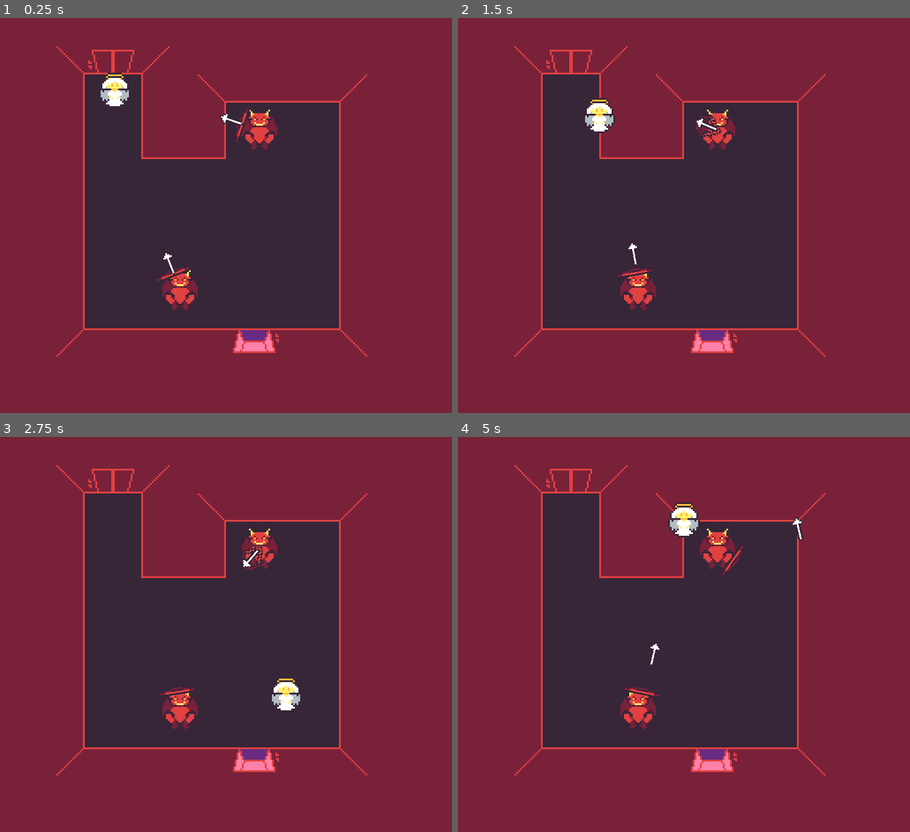
Above: before the commit, frames 1-4 (two rows, left to right).
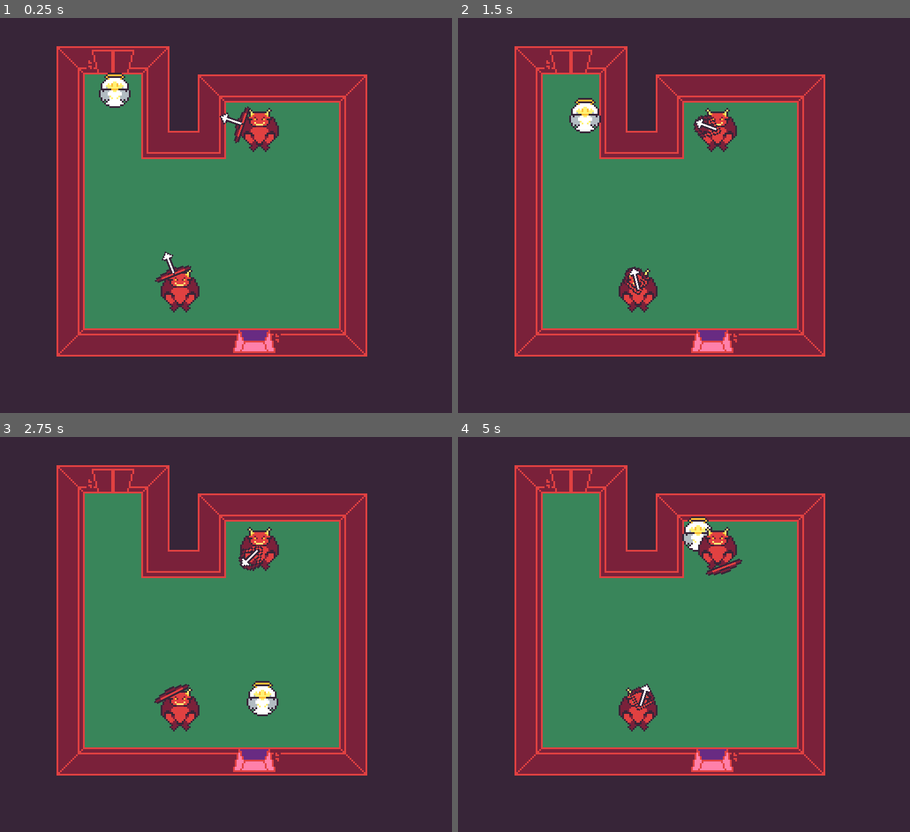
Above: after the commit, the same moments.

Repository: rthurmed/DiveIntoHell
Game: Godot game, scene res://src/Main.tscn
The game is run twice, just before and just after one commit, with the same random seed, the same clock (stepped at 60 frames per second) and the same inputs.
Inputs:
- Up to frame 1 (0.25 s): no input
- Up to frame 2 (1.5 s): hold D (player_right) 0.53-1.28 s; hold S (player_down) from 1.28 s (still down)
- Up to frame 3 (2.75 s): release S (player_down) at 2.03 s; hold D (player_right) from 2.03 s (still down)
- Up to frame 4 (5 s): release D (player_right) at 2.78 s; hold W (player_up) 2.78-3.53 s; hold A (player_left) from 3.53 s (still down)

The runs differ from the first frame. In frame 1, 81% of the frame differs, in the area x 0-100%, y 0-100%; in frame 2, 82%; in frame 3, 81%; in frame 4, 82%.

Commit message:
Tweaked tileset

Diff:
--- a/assets/room_tileset.tres
+++ b/assets/room_tileset.tres
@@ -3,16 +3,16 @@
 [ext_resource path="res://assets/room-tiles.png" type="Texture" id=1]
 
 [sub_resource type="ConvexPolygonShape2D" id=2]
-points = PoolVector2Array( 0, 8, 0, 0, 16, 0, 16, 8, 0, 8 )
+points = PoolVector2Array( 0, 16, 0, 0, 16, 0, 16, 16, 16, 16 )
 
-[sub_resource type="ConvexPolygonShape2D" id=1]
-points = PoolVector2Array( 16, 0, 16, 8, 8, 8, 8, 16, 0, 16, 0, 0 )
+[sub_resource type="ConvexPolygonShape2D" id=6]
+points = PoolVector2Array( 16, 16, 0, 16, 0, 0, 16, 0 )
 
 [sub_resource type="ConvexPolygonShape2D" id=3]
 points = PoolVector2Array( 16, 16, 0, 16, 0, 0, 16, 0 )
 
-[sub_resource type="ConvexPolygonShape2D" id=6]
-points = PoolVector2Array( 8, 8, 0, 8, 0, 0, 8, 0 )
+[sub_resource type="ConvexPolygonShape2D" id=7]
+points = PoolVector2Array( 16, 16, 0, 16, 0, 0, 16, 0 )
 
 [sub_resource type="ConvexPolygonShape2D" id=5]
 points = PoolVector2Array( 16, 16, 0, 16, 0, 0, 16, 0 )
@@ -63,18 +63,18 @@
 2/navigation_offset = Vector2( 0, 0 )
 2/shape_offset = Vector2( 0, 0 )
 2/shape_transform = Transform2D( 1, 0, 0, 1, 0, 0 )
-2/shape = SubResource( 1 )
+2/shape = SubResource( 6 )
 2/shape_one_way = false
 2/shape_one_way_margin = 1.0
 2/shapes = [ {
 "autotile_coord": Vector2( 0, 0 ),
 "one_way": false,
 "one_way_margin": 1.0,
-"shape": SubResource( 1 ),
+"shape": SubResource( 6 ),
 "shape_transform": Transform2D( 1, 0, 0, 1, 0, 0 )
 } ]
 2/z_index = 0
-3/name = "empty room-tiles.png 3"
+3/name = "ceil room-tiles.png 3"
 3/texture = ExtResource( 1 )
 3/tex_offset = Vector2( 0, 0 )
 3/modulate = Color( 1, 1, 1, 1 )
@@ -105,14 +105,14 @@
 4/navigation_offset = Vector2( 0, 0 )
 4/shape_offset = Vector2( 0, 0 )
 4/shape_transform = Transform2D( 1, 0, 0, 1, 0, 0 )
-4/shape = SubResource( 6 )
+4/shape = SubResource( 7 )
 4/shape_one_way = false
 4/shape_one_way_margin = 1.0
 4/shapes = [ {
 "autotile_coord": Vector2( 0, 0 ),
 "one_way": false,
 "one_way_margin": 1.0,
-"shape": SubResource( 6 ),
+"shape": SubResource( 7 ),
 "shape_transform": Transform2D( 1, 0, 0, 1, 0, 0 )
 } ]
 4/z_index = 0
Binary file changed: assets/room-tiles.png
